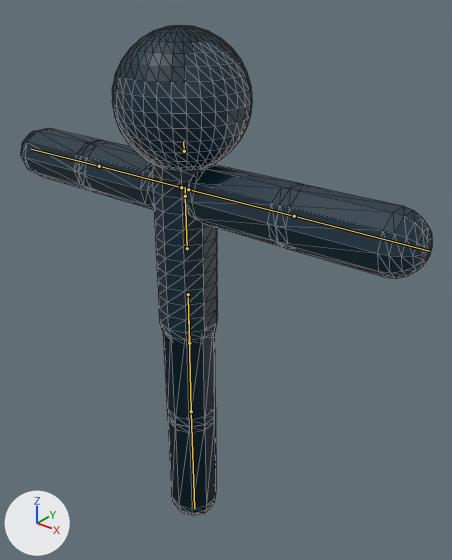
A saved change to the glTF model assets/models/stickman/stickman.gltf.
One viewpoint serves both versions: a 50 mm lens placed at (6.25, -6.82, 9.51), pointed at (0.23, 0.71, 4.84). The lights are fixed; the arrows at lower left show +X, +Y and +Z. The bones that change are drawn over the model as lines. Mesh edges are drawn as thin lines.

In view in the first picture: 'Arm_L_1', 'Arm_L_2', 'Arm_R_1', 'Arm_R_2', 'Head', 'Leg_L_1', 'Leg_L_2', 'Spine'.
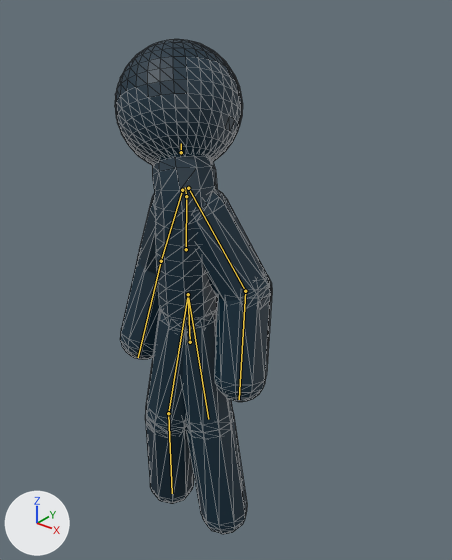
The newer file adds an action. The first version stands in its rest pose; the second is drawn at frame 3 of the action 'Hit_R'.

Location of each change, (x1, y1, x2, y2) in pixels of the pictures (452 x 560 px):
'Head', posed (9% narrower, 12% shorter)
    before: (112, 25, 252, 169)
    after: (115, 39, 243, 165)
'Arm_L_2', posed
    before: (275, 184, 432, 279)
    after: (214, 276, 272, 402)
'Spine', posed
    before: (152, 163, 218, 343)
    after: (152, 153, 217, 333)
'Arm_L_1', posed
    before: (183, 165, 301, 248)
    after: (193, 189, 272, 304)
'Leg_L_2', posed (27% wider, 10% taller)
    before: (168, 408, 216, 516)
    after: (186, 415, 247, 534)
'Arm_R_2', posed
    before: (21, 128, 101, 192)
    after: (120, 257, 160, 360)
'Leg_L_1', posed
    before: (163, 332, 216, 427)
    after: (182, 314, 234, 433)
'Arm_R_1', posed
    before: (78, 140, 154, 210)
    after: (137, 195, 157, 275)
'Leg_R_1', posed (not visible before)
    after: (146, 312, 186, 435)
'Leg_R_2', posed (not visible before)
    after: (145, 414, 193, 504)
bone 'Spine_1', root to tip
    before: (189, 343) to (188, 297)
    after: (190, 342) to (188, 297)
bone 'Spine_3', root to tip
    before: (187, 248) to (185, 196)
    after: (186, 249) to (186, 196)
bone 'Spine_4', root to tip
    before: (185, 196) to (185, 187)
    after: (186, 196) to (185, 187)
bone 'Arm_R_1', root to tip
    before: (181, 187) to (99, 166)
    after: (182, 190) to (161, 261)
bone 'Arm_R_2', root to tip
    before: (99, 166) to (31, 149)
    after: (161, 261) to (138, 357)
bone 'Arm_L_1', root to tip
    before: (188, 189) to (294, 216)
    after: (188, 188) to (245, 291)
bone 'Arm_L_2', root to tip
    before: (294, 216) to (429, 251)
    after: (245, 291) to (239, 399)
bone 'Head', root to tip
    before: (184, 151) to (183, 141)
    after: (181, 152) to (181, 143)
bone 'Leg_R_1', root to tip
    before: (188, 294) to (191, 411)
    after: (188, 294) to (168, 413)
bone 'Leg_R_2', root to tip
    before: (191, 411) to (194, 508)
    after: (168, 413) to (172, 493)
bone 'Leg_L_1', root to tip
    before: (188, 294) to (191, 411)
    after: (188, 294) to (208, 419)

The edits, one by one:
Bone 'Spine_1' (bone_spine_1) moves from (0.0, 0.0, 0.0) to (-0.08, -0.06, -0.1).
Bone 'Spine_1' (bone_spine_1) turns from (0, 0, 0) to (1, 0, 0) degrees about its own x, y and z.
Bone 'Spine_3' (bone_spine_3) turns from (0, 0, 0) to (-4, 0, 0) degrees about its own x, y and z.
Bone 'Spine_4' (bone_spine_4) turns from (0, 0, 0) to (-14, -5, 24) degrees about its own x, y and z.
Bone 'Arm_R_1' (bone_arm_r_1) turns from (0, 0, 0) to (-58, -53, 31) degrees about its own x, y and z.
Bone 'Arm_R_2' (bone_arm_r_2) turns from (0, 0, 0) to (0, 0, 40) degrees about its own x, y and z.
Bone 'Arm_L_1' (bone_arm_l_1) turns from (0, 0, 0) to (-107, 22, -45) degrees about its own x, y and z.
Bone 'Arm_L_2' (bone_arm_l_2) turns from (0, 0, 0) to (0, 0, -31) degrees about its own x, y and z.
Bone 'Head' (bone_head) turns from (0, 0, 0) to (-6, 2, 1) degrees about its own x, y and z.
Bone 'Leg_R_1' (bone_leg_r_1) turns from (0, 0, 0) to (-10, -8, 7) degrees about its own x, y and z.
Bone 'Leg_R_2' (bone_leg_r_2) turns from (0, 0, 0) to (16, 0, 0) degrees about its own x, y and z.
Bone 'Leg_L_1' (bone_leg_l_1) turns from (0, 0, 0) to (-2, 8, -11) degrees about its own x, y and z.
